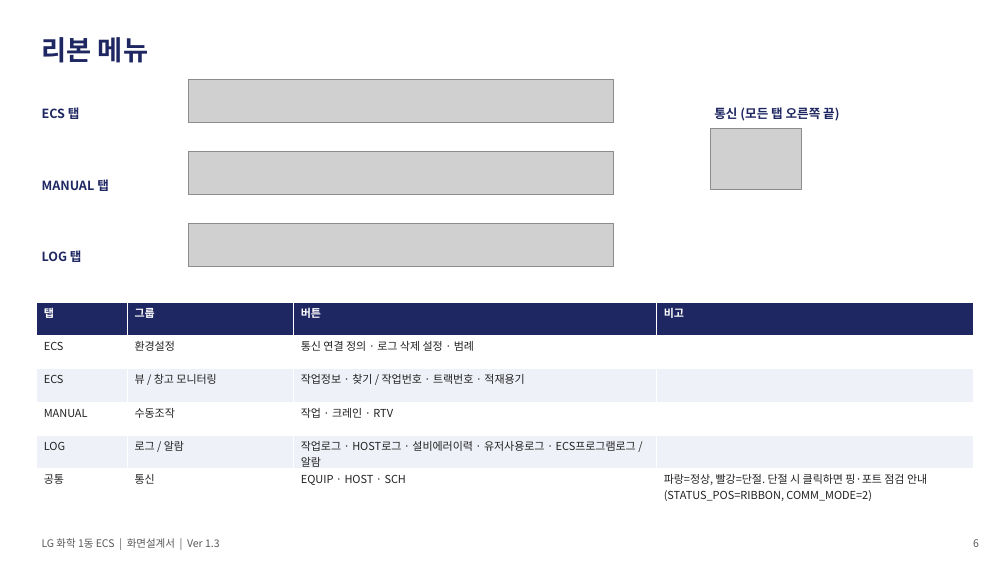
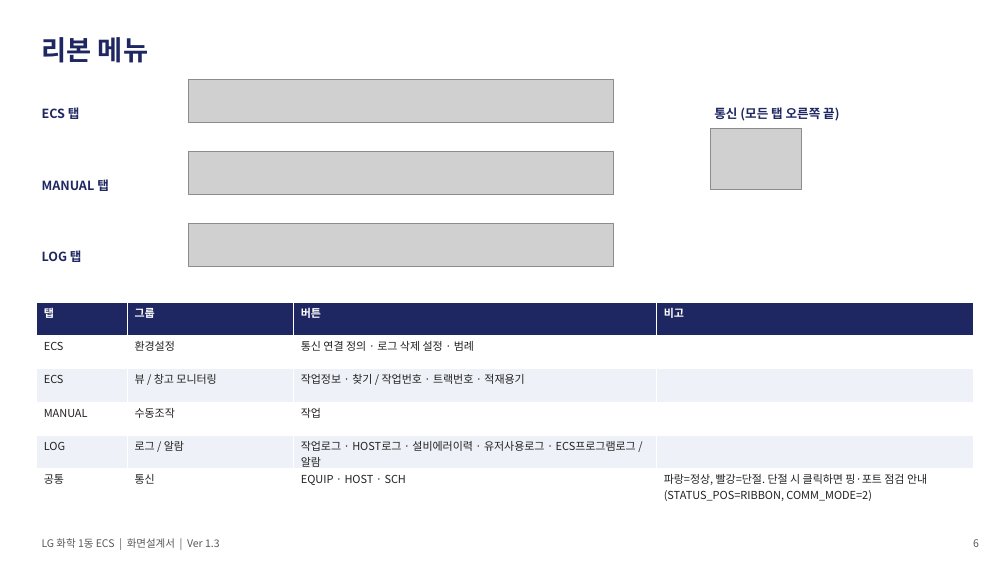
Before and after one commit to yeorijby-coder/LGLS_ALL, a slide deck: slide 6 of docs/산출물_20260921/06_ECS_화면설계서.pptx. Drawn at 1008x567 pixels with LibreOffice and Linux fonts; fonts in the diff are those of the drawing; grey boxes stand for pictures. Boxes give left, top, right and bottom in pixels: in the first picture for what was removed or moved away, otherwise in the second. Text is boxed around its words. In the diff, an @@ line names an element or a change of style, - is before the commit and + after.

```diff
--- a/docs/산출물_20260921/06_ECS_화면설계서.pptx
+++ b/docs/산출물_20260921/06_ECS_화면설계서.pptx
@@ table at (36,302,974,505) @@
-row 4, column 3: 작업 · 크레인 · RTV
+row 4, column 3: 작업
```
Also in this commit, not shown: 7 other slides changed, 13 other files.
